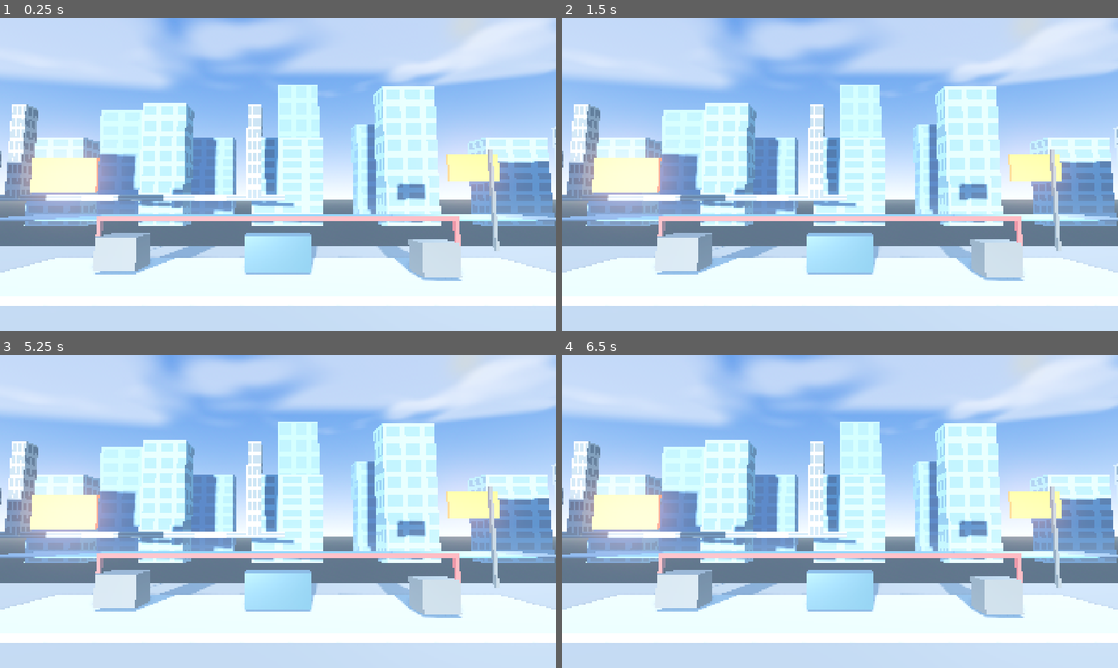
Above: before the commit, frames 1-4 (two rows, left to right).
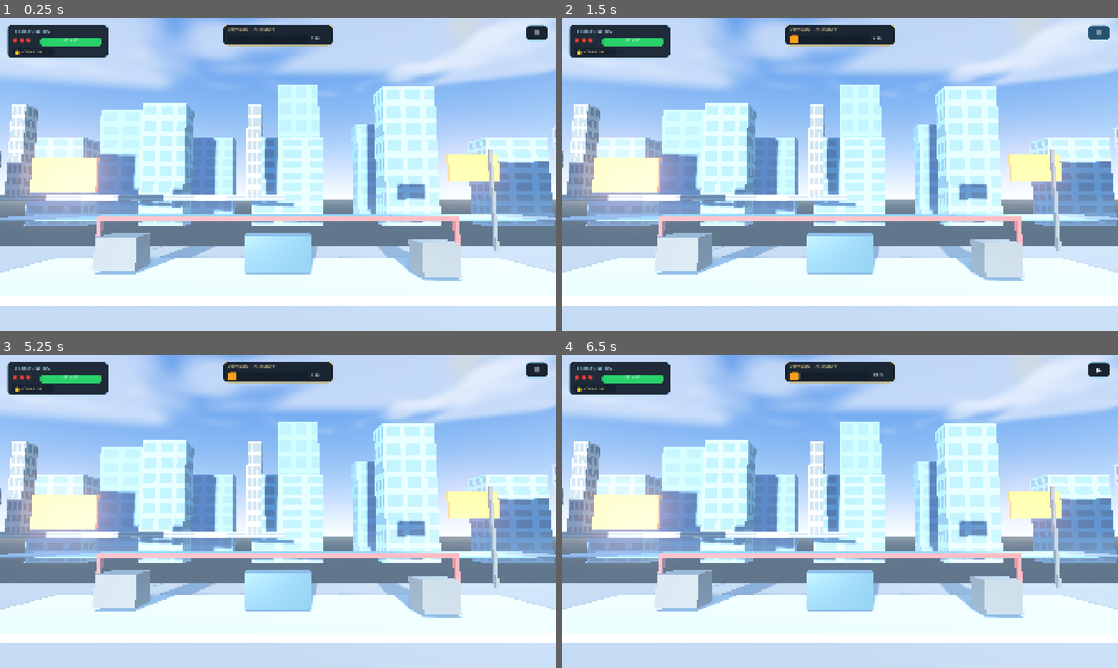
Above: after the commit, the same moments.

Repository: nnamdinwali/shadow-killer
Game: Godot game, scene res://node_3d.tscn
The game is run twice, just before and just after one commit, with the same random seed, the same clock (stepped at 60 frames per second) and the same inputs.
Inputs (mouse positions are in pixels of both pictures, inside the frame that each line leads up to):
- Up to frame 1 (0.25 s): no input
- Up to frame 2 (1.5 s): click (1101, 33) at 0.5 s, where only the run after the commit has a clickable "Ⅱ"; click (1101, 33) at 1.25 s, where only the run after the commit has a clickable "▶"
- Up to frame 3 (5.25 s): click (539, 370) at 2 s, where only the run after the commit has a clickable "Ⅱ"; click (539, 370) at 2.75 s, where only the run after the commit has a clickable "▶"; click (539, 370) at 3.5 s, where only the run after the commit has a clickable "Ⅱ"; click (539, 370) at 4.25 s, where only the run after the commit has a clickable "▶"; tap Enter at 5, 5.1 s; move the mouse to (400, 495) at 5.02 s; click (400, 495) at 5.17 s
- Up to frame 4 (6.5 s): tap Space at 5.75 s; drag from (728, 527) to (812, 574) at 5.77 s

The runs differ from the first frame. In frame 1, 3.4% of the frame differs, in the area x 1-99%, y 2-13%; in frame 2, 3.4%; in frame 3, 3.4%; in frame 4, 3.4%.

Commit message:
Add native health coins distance HUD and pause control

Diff:
--- /dev/null
+++ b/hud.gd
@@ -0,0 +1,157 @@
+extends CanvasLayer
+
+## Native Godot HUD for the environment/gameplay prototype.
+## All controls are created at runtime, so the HUD is resolution-independent.
+
+@export var max_health: float = 100.0
+@export var starting_coins: int = 16
+@export var distance_goal: float = 1000.0
+
+var health: float
+var coins: int
+var distance_m: float = 0.0
+var is_paused := false
+
+var health_bar: ProgressBar
+var health_value: Label
+var coin_value: Label
+var distance_bar: ProgressBar
+var distance_value: Label
+var pause_button: Button
+
+func _ready() -> void:
+	process_mode = Node.PROCESS_MODE_ALWAYS
+	health = max_health
+	coins = starting_coins
+	_build_hud()
+	_refresh_hud()
+
+func _process(delta: float) -> void:
+	if not is_paused:
+		distance_m = min(distance_goal, distance_m + delta * 3.0)
+		_refresh_hud()
+
+func _panel_style(color: Color, radius: int = 12, border_color := Color.TRANSPARENT, border_width: int = 0) -> StyleBoxFlat:
+	var style := StyleBoxFlat.new()
+	style.bg_color = color
+	style.corner_radius_top_left = radius
+	style.corner_radius_top_right = radius
+	style.corner_radius_bottom_left = radius
+	style.corner_radius_bottom_right = radius
+	style.border_color = border_color
+	style.border_width_left = border_width
+	style.border_width_top = border_width
+	style.border_width_right = border_width
+	style.border_width_bottom = border_width
+	style.content_margin_left = 14.0
+	style.content_margin_right = 14.0
+	style.content_margin_top = 8.0
+	style.content_margin_bottom = 8.0
+	return style
+
+func _label(text_value: String, size: int, color: Color) -> Label:
+	var label := Label.new()
+	label.text = text_value
+	label.add_theme_font_size_override("font_size", size)
+	label.add_theme_color_override("font_color", color)
+	return label
+
+func _build_hud() -> void:
+	var root := Control.new()
+	root.set_anchors_and_offsets_preset(Control.PRESET_FULL_RECT)
+	root.mouse_filter = Control.MOUSE_FILTER_PASS
+	add_child(root)
+
+	var status_panel := Panel.new()
+	status_panel.position = Vector2(24, 22)
+	status_panel.size = Vector2(350, 118)
+	status_panel.add_theme_stylebox_override("panel", _panel_style(Color(0.035, 0.075, 0.12, 0.88), 16, Color(0.3, 0.75, 0.95, 0.45), 2))
+	root.add_child(status_panel)
+
+	var hero_label := _label("  HERO STATUS", 18, Color(0.75, 0.92, 1.0))
+	hero_label.position = Vector2(18, 10)
+	status_panel.add_child(hero_label)
+
+	var hearts := _label("♥ ♥ ♥", 20, Color(1.0, 0.25, 0.22))
+	hearts.position = Vector2(18, 42)
+	status_panel.add_child(hearts)
+
+	health_bar = ProgressBar.new()
+	health_bar.position = Vector2(116, 47)
+	health_bar.size = Vector2(210, 22)
+	health_bar.show_percentage = false
+	health_bar.add_theme_stylebox_override("background", _panel_style(Color(0.08, 0.12, 0.16, 0.9), 8))
+	health_bar.add_theme_stylebox_override("fill", _panel_style(Color(0.16, 0.82, 0.42, 1.0), 8))
+	status_panel.add_child(health_bar)
+
+	health_value = _label("100 / 100", 13, Color.WHITE)
+	health_value.position = Vector2(190, 46)
+	status_panel.add_child(health_value)
+
+	var coin_badge := Panel.new()
+	coin_badge.position = Vector2(18, 80)
+	coin_badge.size = Vector2(145, 28)
+	coin_badge.add_theme_stylebox_override("panel", _panel_style(Color(0.08, 0.12, 0.18, 0.8), 8))
+	status_panel.add_child(coin_badge)
+	var coin_icon := _label("●", 20, Color(1.0, 0.78, 0.12))
+	coin_icon.position = Vector2(8, 1)
+	coin_badge.add_child(coin_icon)
+	coin_value = _label("COINS  16", 14, Color(1.0, 0.9, 0.55))
+	coin_value.position = Vector2(35, 5)
+	coin_badge.add_child(coin_value)
+
+	var distance_panel := Panel.new()
+	distance_panel.anchor_left = 0.5
+	distance_panel.anchor_right = 0.5
+	distance_panel.offset_left = -190
+	distance_panel.offset_right = 190
+	distance_panel.position.y = 22
+	distance_panel.size.y = 74
+	distance_panel.add_theme_stylebox_override("panel", _panel_style(Color(0.035, 0.075, 0.12, 0.9), 16, Color(0.95, 0.76, 0.24, 0.5), 2))
+	root.add_child(distance_panel)
+
+	var distance_title := _label("CITY RUN  •  DISTANCE", 15, Color(1.0, 0.9, 0.58))
+	distance_title.position = Vector2(18, 8)
+	distance_panel.add_child(distance_title)
+
+	distance_bar = ProgressBar.new()
+	distance_bar.position = Vector2(18, 38)
+	distance_bar.size = Vector2(278, 18)
+	distance_bar.show_percentage = false
+	distance_bar.add_theme_stylebox_override("background", _panel_style(Color(0.08, 0.12, 0.16, 0.9), 7))
+	distance_bar.add_theme_stylebox_override("fill", _panel_style(Color(0.98, 0.62, 0.12, 1.0), 7))
+	distance_panel.add_child(distance_bar)
+
+	distance_value = _label("0 m", 14, Color.WHITE)
+	distance_value.position = Vector2(305, 36)
+	distance_panel.add_child(distance_value)
+
+	pause_button = Button.new()
+	pause_button.text = "Ⅱ"
+	pause_button.tooltip_text = "Pause game"
+	pause_button.position = Vector2(-104, 24)
+	pause_button.anchor_left = 1.0
+	pause_button.anchor_right = 1.0
+	pause_button.size = Vector2(76, 54)
+	pause_button.add_theme_font_size_override("font_size", 24)
+	pause_button.add_theme_color_override("font_color", Color.WHITE)
+	pause_button.add_theme_stylebox_override("normal", _panel_style(Color(0.035, 0.075, 0.12, 0.92), 13, Color(0.45, 0.82, 1.0, 0.65), 2))
+	pause_button.add_theme_stylebox_override("hover", _panel_style(Color(0.12, 0.3, 0.42, 0.96), 13, Color(0.8, 0.95, 1.0, 0.9), 2))
+	pause_button.pressed.connect(_toggle_pause)
+	root.add_child(pause_button)
+
+func _refresh_hud() -> void:
+	if health_bar:
+		health_bar.max_value = max_health
+		health_bar.value = health
+		health_value.text = "%d / %d" % [roundi(health), roundi(max_health)]
+		coin_value.text = "COINS  %02d" % coins
+		distance_bar.max_value = distance_goal
+		distance_bar.value = distance_m
+		distance_value.text = "%d m" % roundi(distance_m)
+
+func _toggle_pause() -> void:
+	is_paused = not is_paused
+	get_tree().paused = is_paused
+	pause_button.text = "▶" if is_paused else "Ⅱ"
+	pause_button.tooltip_text = "Resume game" if is_paused else "Pause game"
--- a/node_3d.tscn
+++ b/node_3d.tscn
@@ -1,4 +1,6 @@
 [gd_scene format=3 uid="uid://dq02waopmy5wd"]
+
+[ext_resource type="Script" path="res://hud.gd" id="1_hud"]
 
 [sub_resource type="BoxShape3D" id="BoxShape3D_ground"]
 size = Vector3(50, 0.2, 20)
@@ -346,3 +348,6 @@
 
 [node name="WorldEnvironment" type="WorldEnvironment" parent="."]
 environment = SubResource("Environment_environment")
+
+[node name="GameHUD" type="CanvasLayer" parent="."]
+script = ExtResource("1_hud")
